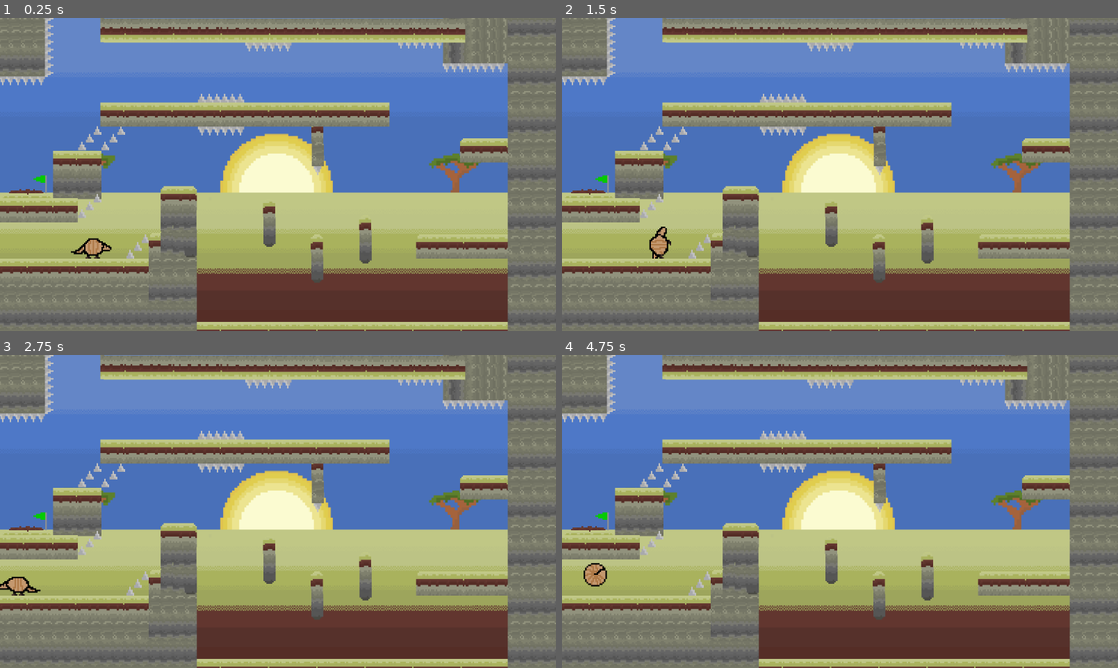
Above: before the commit, frames 1-4 (two rows, left to right).
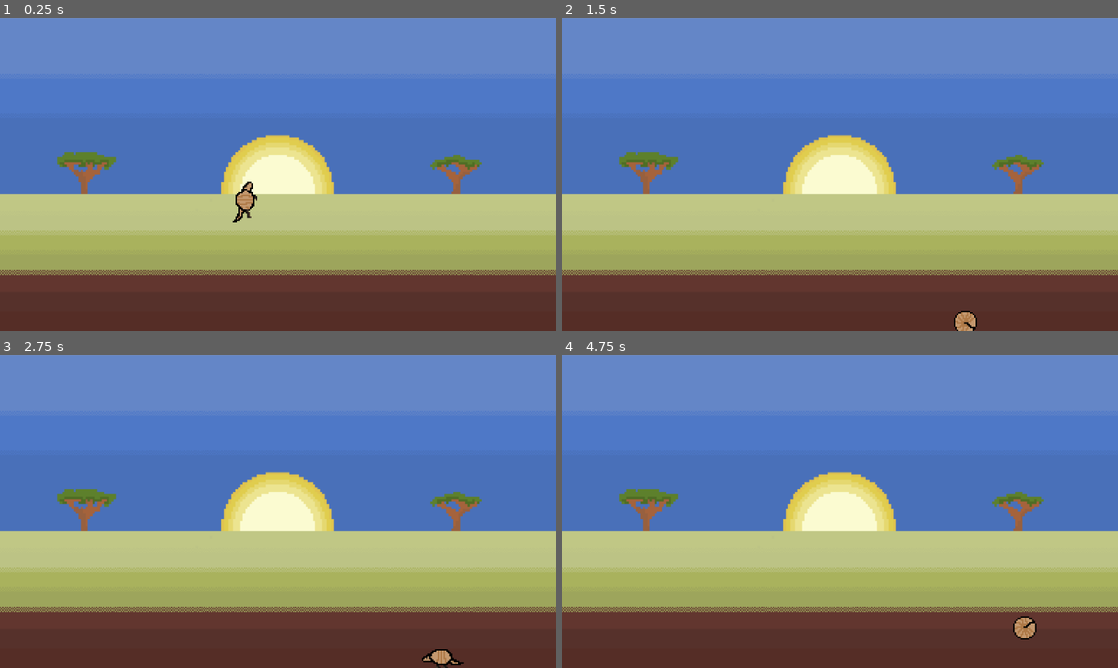
Above: after the commit, the same moments.

Repository: potatinator/codeday3-ihatecaiden
Game: Godot game, scene res://defLvl.tscn
The game is run twice, just before and just after one commit, with the same random seed, the same clock (stepped at 60 frames per second) and the same inputs. Before the commit the project starts from res://lvl8.tscn.
Inputs:
- Up to frame 1 (0.25 s): no input
- Up to frame 2 (1.5 s): hold D (moveRight) from 0.53 s (still down); tap Shift (store) at 0.6, 1.35 s; tap W (jump) at 0.77 s
- Up to frame 3 (2.75 s): tap W (jump) at 1.52 s; release D (moveRight) at 2.03 s; hold A (moveLeft) from 2.03 s (still down); tap Shift (store) at 2.1 s
- Up to frame 4 (4.75 s): release A (moveLeft) at 2.78 s; hold D (moveRight) 2.78-4.28 s; tap Shift (store) at 2.85, 3.6, 4.35 s; tap W (jump) at 3.02, 3.77, 4.52 s; hold A (moveLeft) from 4.28 s (still down)

The runs differ from the first frame. In frame 1, 41% of the frame differs, in the area x 0-100%, y 0-100%; in frame 2, 40%; in frame 3, 41%; in frame 4, 41%.

Commit message:
hope this breaks nothing, also i fixed hitbox for one of the blocks.

Diff:
--- a/Lvl4.tscn
+++ b/Lvl4.tscn
@@ -170,7 +170,6 @@
 
 [node name="StaticBody2D54" parent="." instance=ExtResource("9_f3kkn")]
 show_behind_parent = true
-position = Vector2(0, 8)
 
 [node name="StaticBody2D47" parent="." instance=ExtResource("10_5lowb")]
 show_behind_parent = true
--- a/Lvl5.tscn
+++ b/Lvl5.tscn
@@ -182,7 +182,6 @@
 
 [node name="StaticBody2D54" parent="." instance=ExtResource("9_h4h6x")]
 show_behind_parent = true
-position = Vector2(0, 8)
 
 [node name="StaticBody2D55" parent="." instance=ExtResource("10_blder")]
 show_behind_parent = true
--- a/lvl2.tscn
+++ b/lvl2.tscn
@@ -165,7 +165,6 @@
 
 [node name="StaticBody2D54" parent="." instance=ExtResource("9_jukch")]
 show_behind_parent = true
-position = Vector2(0, -3)
 
 [node name="StaticBody2D" parent="StaticBody2D54" instance=ExtResource("10_vcnes")]
 position = Vector2(1097, 270)
--- a/project.godot
+++ b/project.godot
@@ -11,7 +11,7 @@
 [application]
 
 config/name="New Game Project"
-run/main_scene="uid://dcp30bm4ngqec"
+run/main_scene="uid://bgh0trr2uru6p"
 config/features=PackedStringArray("4.4", "GL Compatibility")
 config/icon="res://icon.svg"
 
Not shown, added: better background blood.png.import
Binary file added: blood moon things and stuff/full con-point B vert blood.png
Not shown, added: blood moon things and stuff/full con-point B vert blood.png.import
Binary file added: blood moon things and stuff/full con-point L horiz blood.png
Not shown, added: blood moon things and stuff/full con-point L horiz blood.png.import
Binary file added: blood moon things and stuff/full con-point L-R horiz blood.png
Not shown, added: blood moon things and stuff/full con-point L-R horiz blood.png.import
Binary file added: blood moon things and stuff/full con-point R horiz blood.png
Not shown, added: blood moon things and stuff/full con-point R horiz blood.png.import
Binary file added: blood moon things and stuff/full con-point none vert blood.png
Not shown, added: blood moon things and stuff/full con-point none vert blood.png.import
Binary file added: blood moon things and stuff/half con-point B vert blood.png
(and 7 more such lines)
